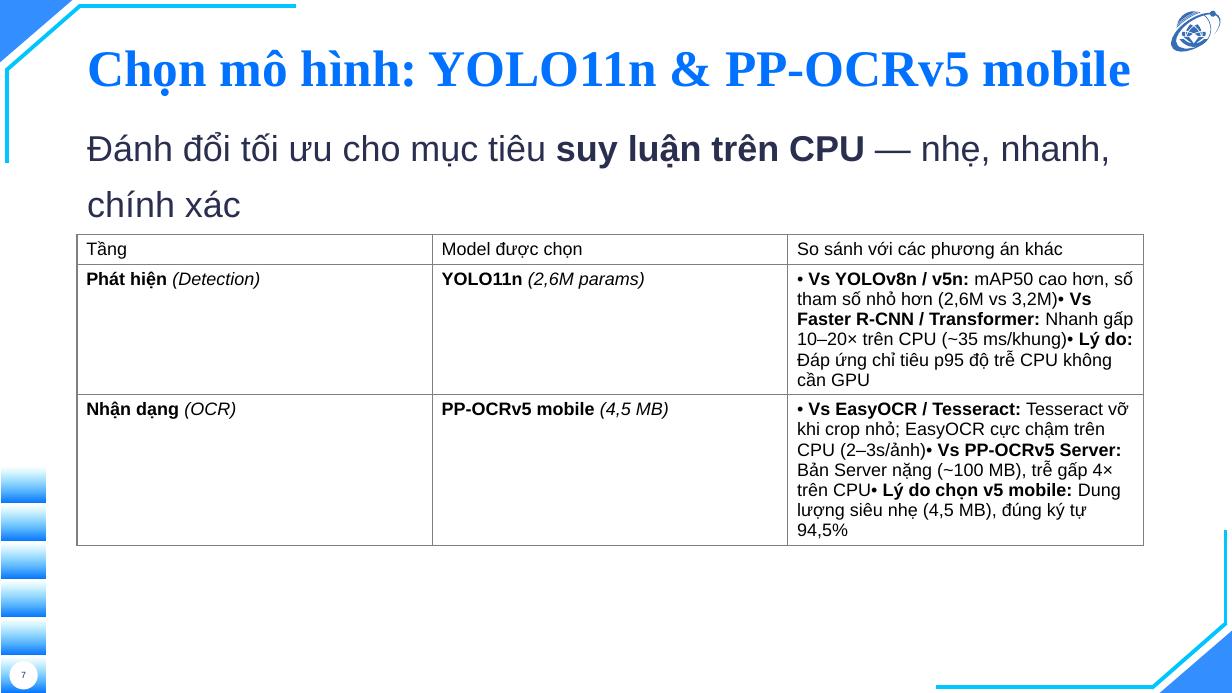
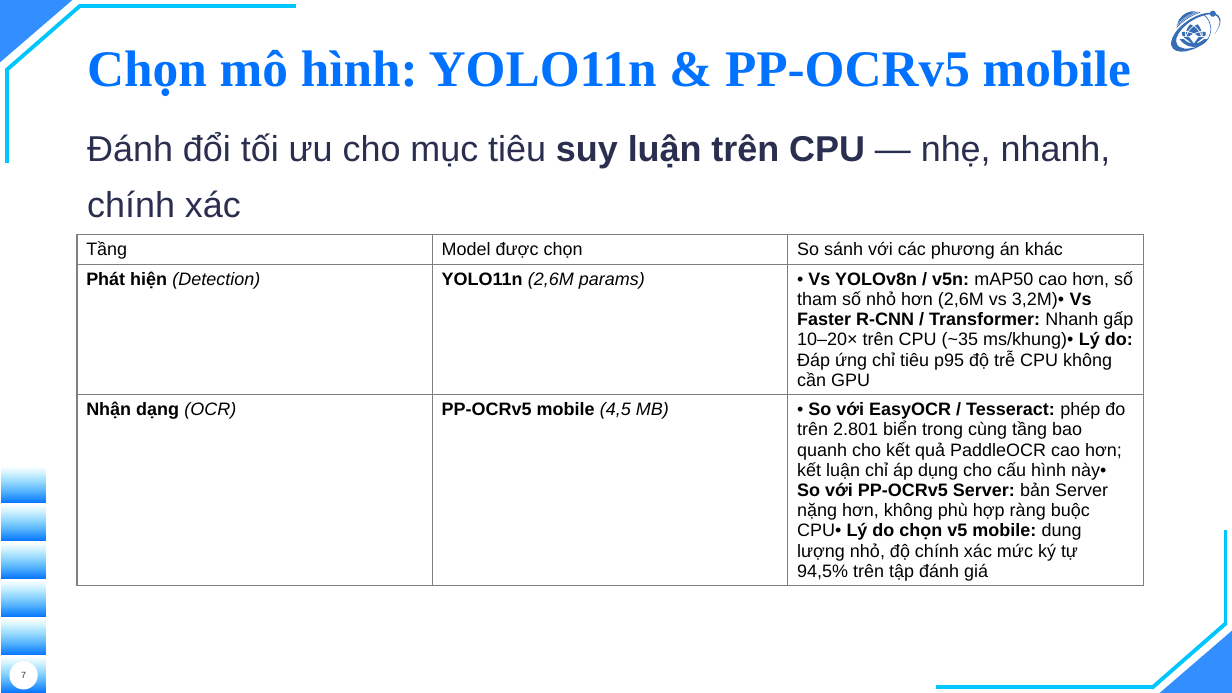
Before and after one commit to hieunguyen2604/alpr-do-an-mon-hoc, a slide deck: slide 7 of docs/slides/slides.pptx. Drawn at 1232x693 pixels with LibreOffice and Linux fonts; fonts in the diff are those of the drawing; background and template pictures are left out. Boxes give left, top, right and bottom in pixels: in the first picture for what was removed or moved away, otherwise in the second. Text is boxed around its words. In the diff, an @@ line names an element or a change of style, - is before the commit and + after.

```diff
--- a/docs/slides/slides.pptx
+++ b/docs/slides/slides.pptx
@@ table at (77, 235, 1144, 624) @@
-row 3, column 3: • Vs EasyOCR / Tesseract: Tesseract vỡ khi crop nhỏ; EasyOCR cực chậm trên CPU (2–3s/ảnh)• Vs PP-OCRv5 Server: Bản Server nặng (~100 MB), trễ gấp 4× trên CPU• Lý do chọn v5 mobile: Dung lượng siêu nhẹ (4,5 MB), đúng ký tự 94,5%
+row 3, column 3: • So với EasyOCR / Tesseract: phép đo trên 2.801 biển trong cùng tầng bao quanh cho kết quả PaddleOCR cao hơn; kết luận chỉ áp dụng cho cấu hình này• So với PP-OCRv5 Server: bản Server nặng hơn, không phù hợp ràng buộc CPU• Lý do chọn v5 mobile: dung lượng nhỏ, độ chính xác mức ký tự 94,5% trên tập đánh giá
```
Also in this commit, not shown: 6 other slides changed, 22 other files.
